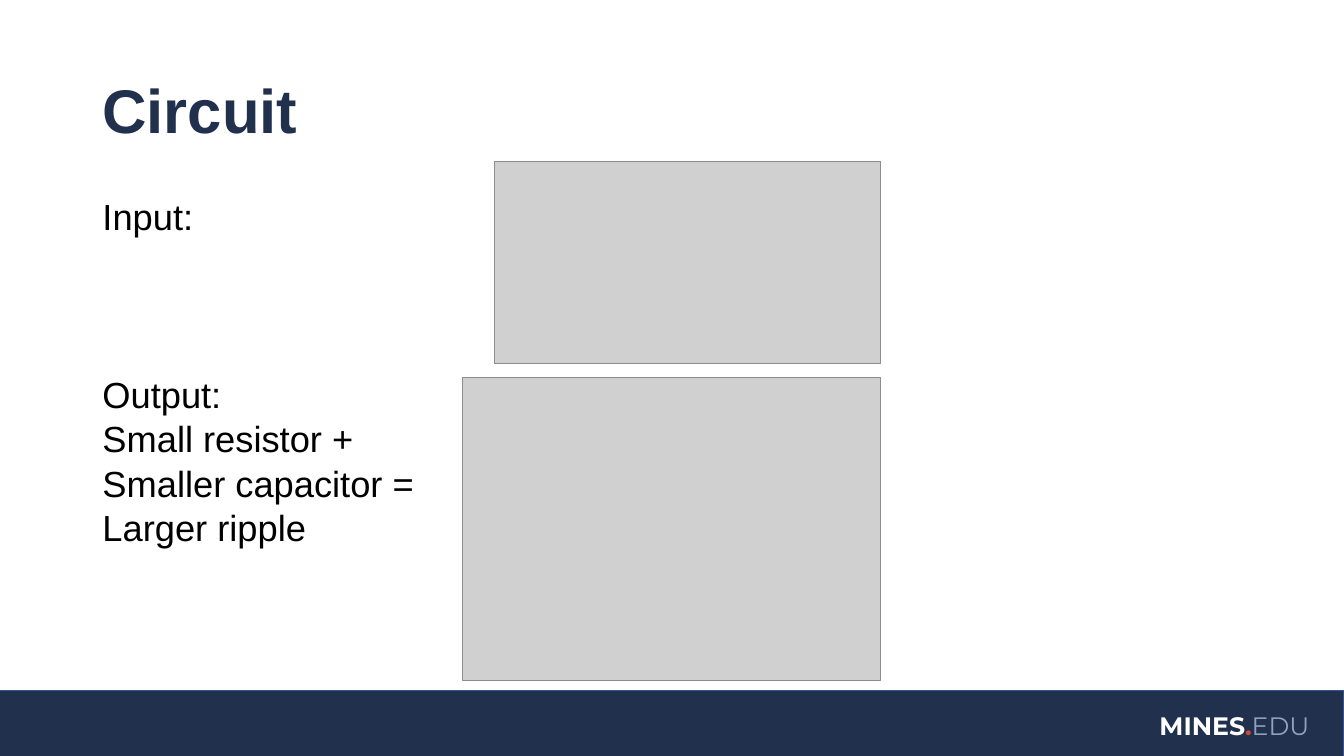
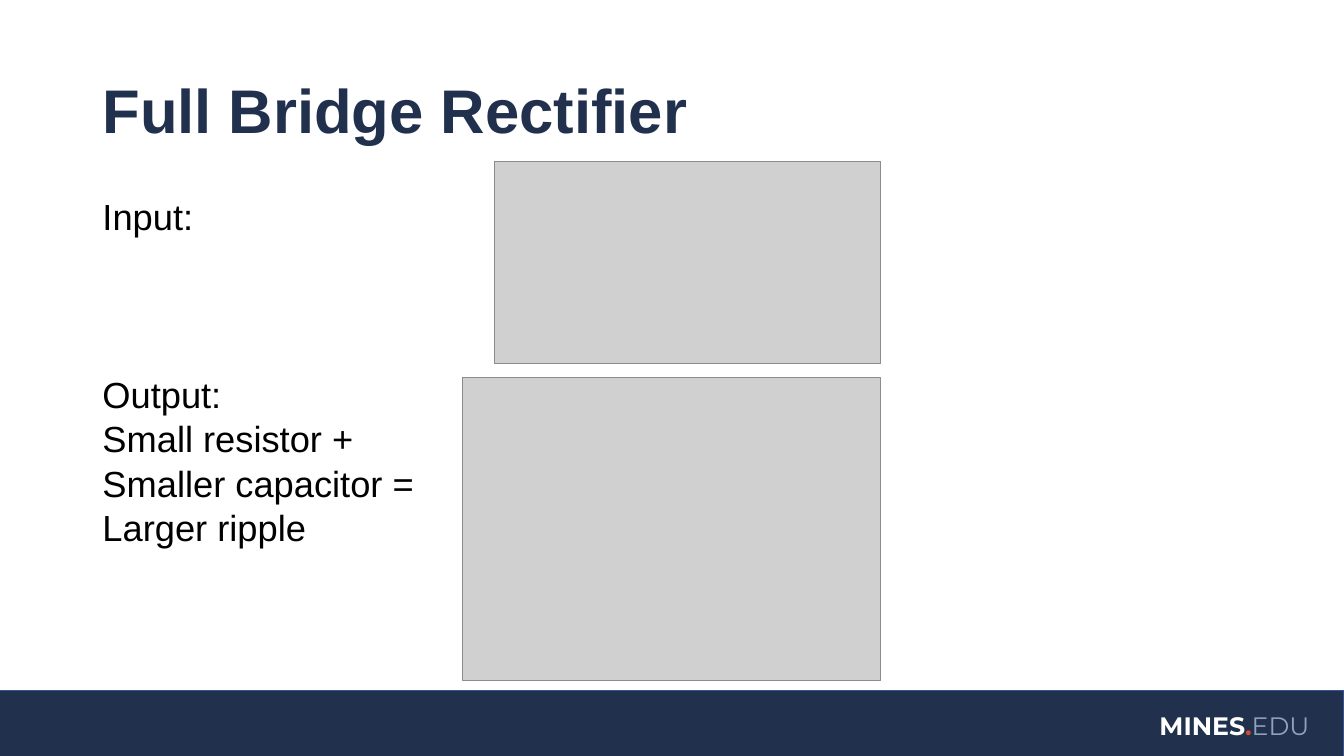
Before and after one commit to coulston/Active-Devices, a slide deck: slide 5 of Labs/lab41 rectifierWithBuck/rectifierWithBuck.pptx (slide 4 before the commit). Drawn at 1344x756 pixels with LibreOffice and Linux fonts; fonts in the diff are those of the drawing; grey boxes stand for pictures; background and template pictures are left out. Boxes give left, top, right and bottom in pixels: in the first picture for what was removed or moved away, otherwise in the second. Text is boxed around its words. In the diff, an @@ line names an element or a change of style, - is before the commit and + after.

Commit message:
Rectifier/Buck laboratory
Finished the first iteration of the rectifier buck converter laboratory

```diff
--- a/Labs/lab41 rectifierWithBuck/rectifierWithBuck.pptx
+++ b/Labs/lab41 rectifierWithBuck/rectifierWithBuck.pptx
@@ title at [102,88,687,145]: text changed @@
-Circuit
+Full Bridge Rectifier
```
Also in this commit, not shown: 4 other slides changed, 6 slides added, 3 slides removed, 1 other file.
